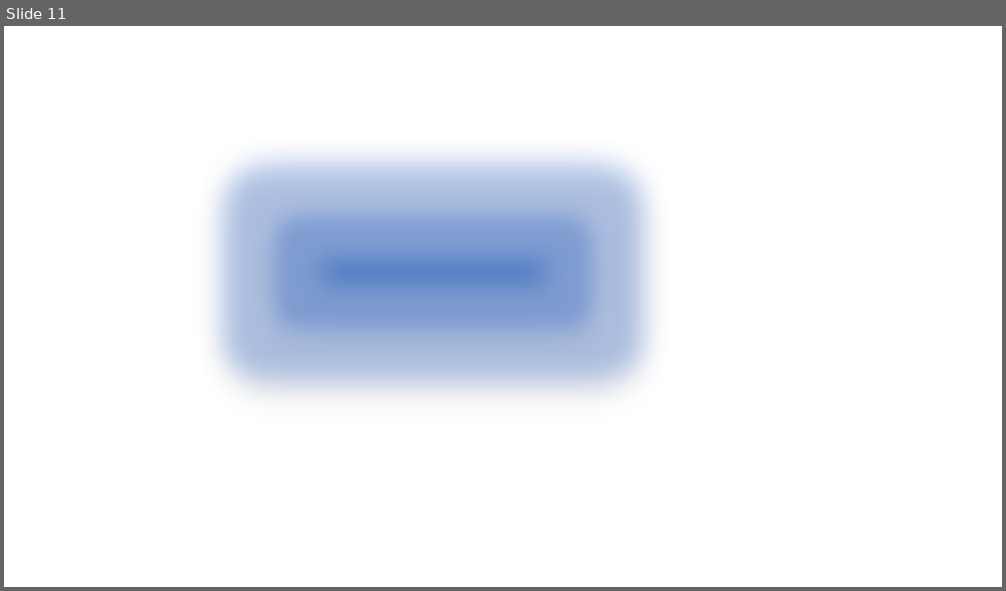
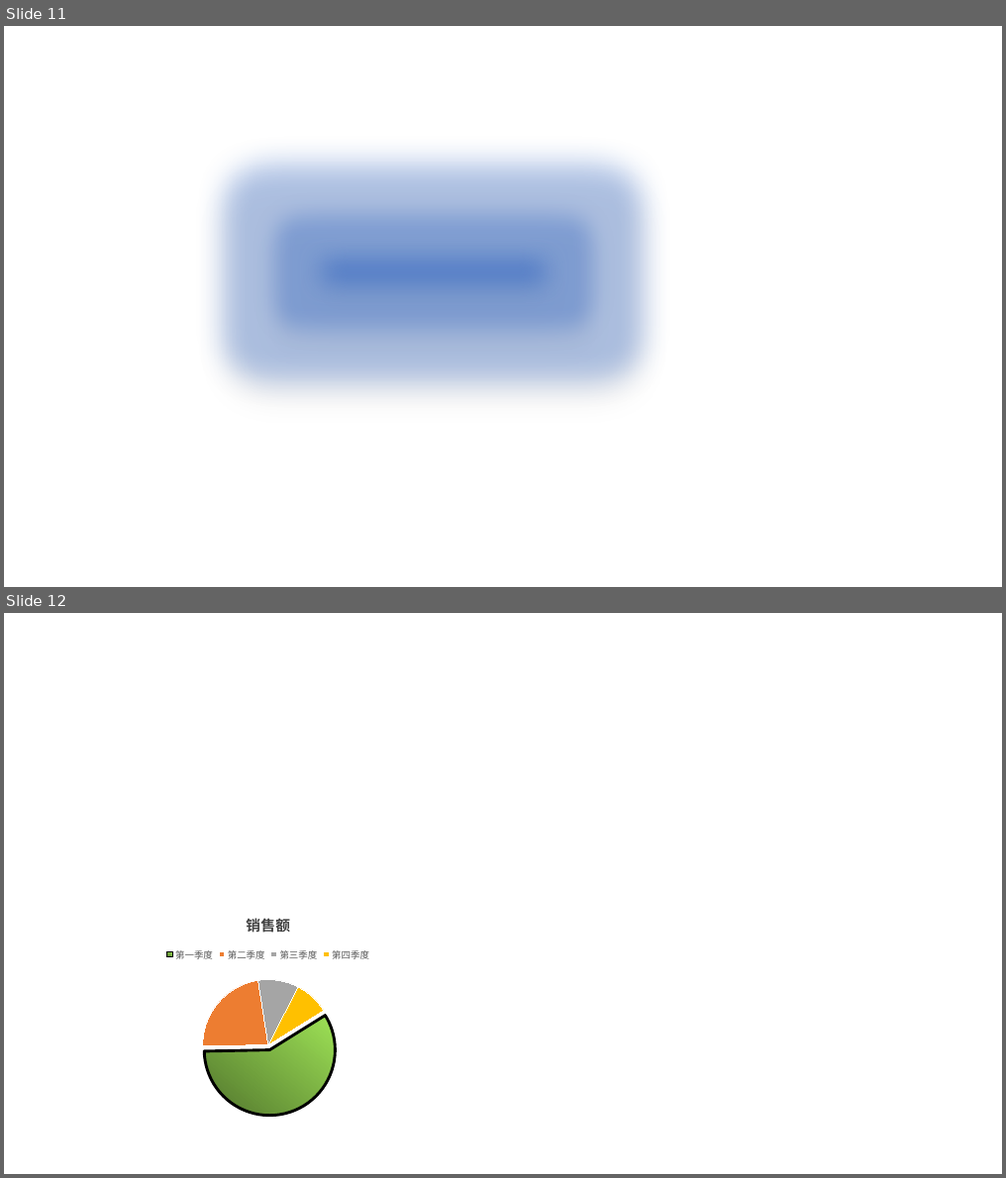
Before and after one commit to Howlcn1997/ooxml-parser, a slide deck: assets/ppt/simple.pptx. Shown one above the other, each under a label of ours: slide 11 before the commit, slides 11 and 12 after it. The pictures are 1006x591 and 1006x1178 pixels, drawn with LibreOffice and Linux fonts; fonts in the diff are those of the drawing. Boxes give left, top, right and bottom in pixels: in the first picture for what was removed or moved away, otherwise in the second. Text is boxed around its words. In the diff, an @@ line names an element or a change of style, - is before the commit and + after.

```diff
--- a/assets/ppt/simple.pptx
+++ b/assets/ppt/simple.pptx
@@ slide 12 added at (4,613,1002,1174), background #FFFFFF @@
@@ pie chart added at (37,901,500,1126) @@
+title "销售额"
+categories: 第一季度, 第二季度, 第三季度, 第四季度
+销售额: 59, 23, 10, 9
```
Also in this commit, not shown: 1 slide removed, 4 other files.
